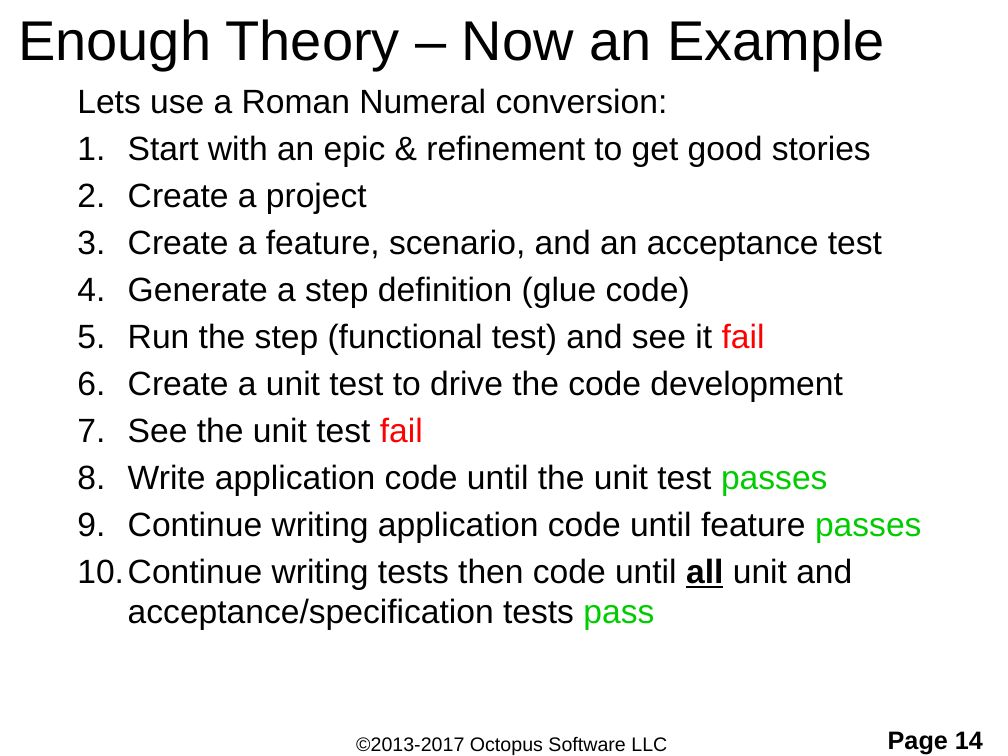
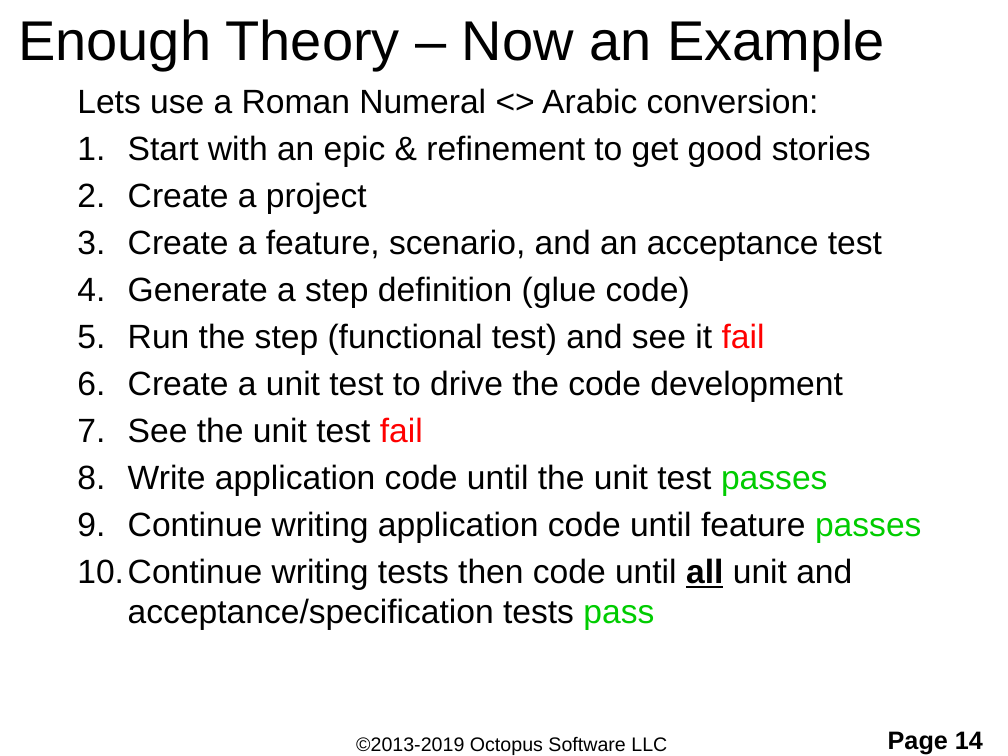
Before and after one commit to ShaneOctopus/RomanConversionStarting, a slide deck: slide 14 of workingFiles/TDD and BDD.pptx. Drawn at 1008x756 pixels with LibreOffice and Linux fonts; fonts in the diff are those of the drawing; background and template pictures are left out. Boxes give left, top, right and bottom in pixels: in the first picture for what was removed or moved away, otherwise in the second. Text is boxed around its words. In the diff, an @@ line names an element or a change of style, - is before the commit and + after.

```diff
--- a/workingFiles/TDD and BDD.pptx
+++ b/workingFiles/TDD and BDD.pptx
@@ text at (77, 88, 819, 114): text changed @@
-Lets use a Roman Numeral conversion:
+Lets use a Roman Numeral <> Arabic conversion:
@@ text at (356, 737, 667, 755): text changed @@
-©2013-2017 Octopus Software LLC
+©2013-2019 Octopus Software LLC
```
Also in this commit, not shown: 22 other slides changed, 1 other file.
